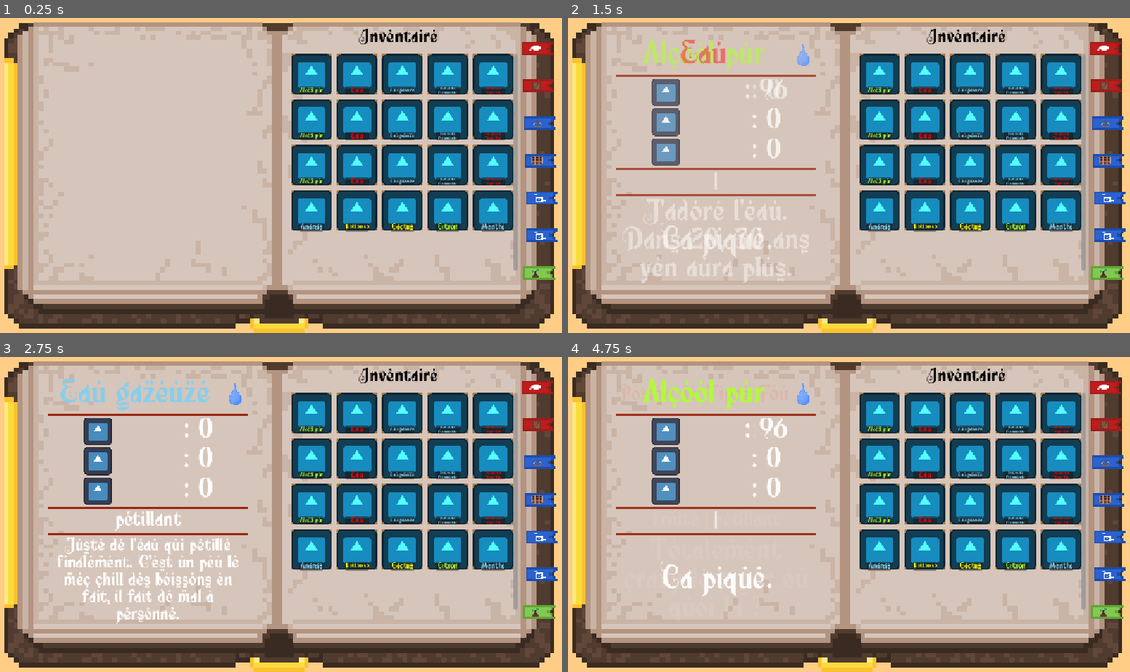
Above: before the commit, frames 1-4 (two rows, left to right).
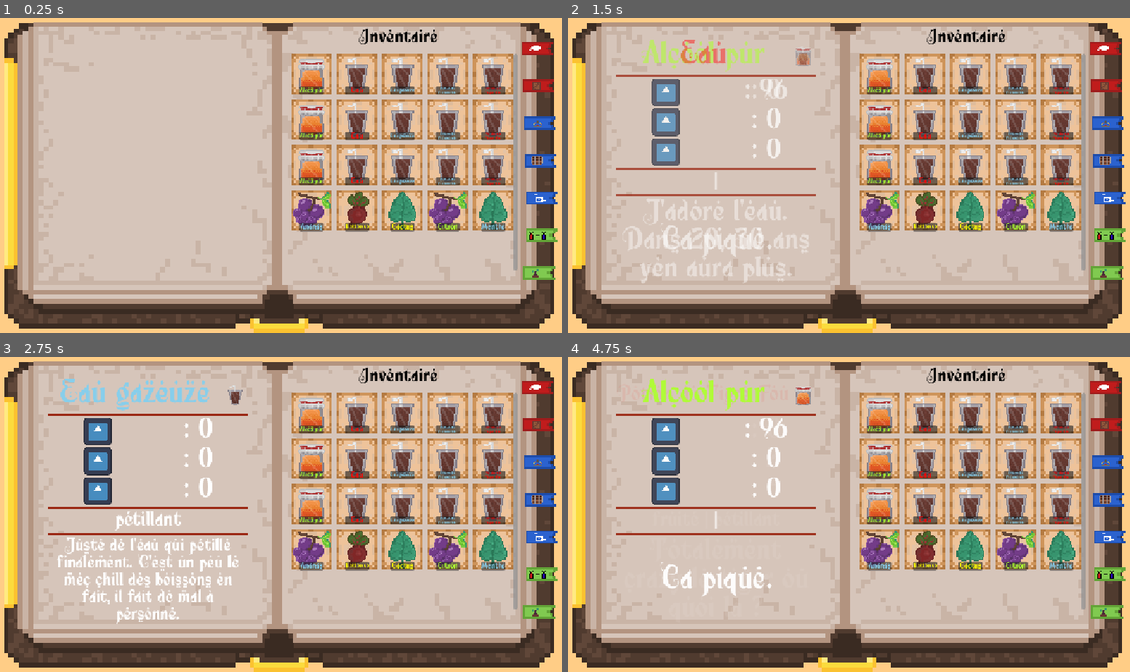
Above: after the commit, the same moments.

Repository: SeldonRubika/Jam-BeerStory
Game: Godot game, scene res://Scenes/MainStuff/main.tscn
The game is run twice, just before and just after one commit, with the same random seed, the same clock (stepped at 60 frames per second) and the same inputs. The engine's default icon, where the game draws it, is replaced by a stand-in: a white triangle on a blue panel in a dark square.
Inputs (mouse positions are in pixels of both pictures, inside the frame that each line leads up to):
- Up to frame 1 (0.25 s): no input
- Up to frame 2 (1.5 s): click (877, 74) at 0.5 s; click (927, 74) at 1.25 s
- Up to frame 3 (2.75 s): click (404, 413) at 2 s
- Up to frame 4 (4.75 s): click (1017, 413) at 2.75 s; click (1062, 413) at 3.5 s; click (877, 457) at 4.25 s

The runs differ from the first frame. In frame 1, 18% of the frame differs, in the area x 51-100%, y 11-72%; in frame 2, 18%, in the area x 40-100%, y 8-72%; in frame 3, 18%; in frame 4, 18%.

Commit message:
Added icons

Diff:
--- a/Resources/Ingredients/AAIngredientsBase.gd
+++ b/Resources/Ingredients/AAIngredientsBase.gd
@@ -4,7 +4,7 @@
 @export_category("information")
 @export var ingredient_name := "Pomme"
 @export var base := ""
-@export var icon : Texture2D = preload("res://icon.svg")
+@export var icon : Texture2D
 @export var desc :="Le type de bière pour lesquelles mathis se fait ban du camel"
 var text_color : Color = [Color.YELLOW,Color.RED,Color.SKY_BLUE,Color.GREEN_YELLOW,Color.ORANGE].pick_random()
 
--- a/Scenes/DrinkSubMenu/Fermentation.tscn
+++ b/Scenes/DrinkSubMenu/Fermentation.tscn
@@ -1,6 +1,6 @@
 [gd_scene format=3 uid="uid://d3176dlpwjvof"]
 
-[ext_resource type="Script" uid="uid://co65eywvsnl6c" path="res://Scenes/DrinkSubMenu/fermentation.gd" id="1_qhrlv"]
+[ext_resource type="Script" uid="uid://co65eywvsnl6c" path="res://Scenes/DrinkSubMenu/Fermentation.gd" id="1_qhrlv"]
 [ext_resource type="Script" uid="uid://d11kfgsd6jgt" path="res://addons/AutoSizeText/ui/AutoSizeLabel.gd" id="2_rxjry"]
 [ext_resource type="PackedScene" uid="uid://fkjn5x638hlm" path="res://Scenes/ingredients/ingredient_base.tscn" id="3_qnoag"]
 [ext_resource type="PackedScene" uid="uid://b7scmvja60cy4" path="res://Scenes/DrinkSubMenu/fermentation_bar.tscn" id="4_qhrlv"]
@@ -75,6 +75,7 @@
 offset_bottom = 7.4359894
 mouse_filter = 2
 disabled = true
+resource = null
 
 [node name="FermentationBar" parent="HBoxContainer/tonneau" unique_id=134217211 instance=ExtResource("4_qhrlv")]
 layout_mode = 1
@@ -110,6 +111,7 @@
 offset_bottom = 7.4359894
 mouse_filter = 2
 disabled = true
+resource = null
 
 [node name="FermentationBar" parent="HBoxContainer/tonneau2" unique_id=150732093 instance=ExtResource("4_qhrlv")]
 layout_mode = 1
@@ -145,6 +147,7 @@
 offset_bottom = 7.4359894
 mouse_filter = 2
 disabled = true
+resource = null
 
 [node name="FermentationBar" parent="HBoxContainer/tonneau3" unique_id=302790832 instance=ExtResource("4_qhrlv")]
 layout_mode = 1
--- a/Scenes/MainStuff/main.tscn
+++ b/Scenes/MainStuff/main.tscn
@@ -37,6 +37,7 @@
 [ext_resource type="Resource" uid="uid://c17estnksnubl" path="res://Resources/Ingredients/Citron.tres" id="18_5ucu8"]
 [ext_resource type="Resource" uid="uid://bvv2lxnh8rdfc" path="res://Resources/Ingredients/Menthe.tres" id="19_si52c"]
 [ext_resource type="PackedScene" uid="uid://bmalfbaenelw0" path="res://Scenes/DrinkSubMenu/combination.tscn" id="31_ajusn"]
+[ext_resource type="Texture2D" uid="uid://ckpnwprjll1iw" path="res://Assets/BookMarks/MP_Combiner.png" id="37_0km6h"]
 
 [node name="Main" type="Control" unique_id=1026774502]
 layout_mode = 3
@@ -398,7 +399,7 @@
 size_flags_vertical = 3
 offset_transform_enabled = true
 offset_transform_position = Vector2(-4, 0)
-texture_normal = ExtResource("14_cbaa3")
+texture_normal = ExtResource("37_0km6h")
 stretch_mode = 5
 
 [node name="JardinierBook" type="TextureButton" parent="Book_Open/MarquePage/VBoxContainer" unique_id=449747512]
--- a/Scenes/Singleton/global.gd
+++ b/Scenes/Singleton/global.gd
@@ -11,8 +11,13 @@
 
 var selected_ingredients:IngredientBase
 
-func GetDrinkTypeTexture(_type:DrinkTypes):
-	return preload("uid://bwickkrqp6r6i")
+func GetDrinkTypeTexture(type:DrinkTypes):
+	match type:
+		DrinkTypes.Fermented: return preload("uid://bsw820vxibise")
+		DrinkTypes.Distillied: return preload("uid://clu0dbsxr7plw")
+		DrinkTypes.Liquor: return preload("uid://b4cektdkkhrxi")
+		DrinkTypes.Cocktail: return preload("uid://cgu62rknsqtan")
+		DrinkTypes.Softs: return preload("uid://bflc0eofbxgtn")
 
 func GetIngredientTypeTexture(type:IngredientsTypes):
 	match type:
--- a/Scenes/drinks/drink_base.tscn
+++ b/Scenes/drinks/drink_base.tscn
@@ -61,7 +61,6 @@
 stretch_mode = 5
 
 [node name="IngredientsIcon" type="TextureRect" parent="." unique_id=350251625]
-modulate = Color(0.32941177, 1, 1, 1)
 layout_mode = 1
 anchors_preset = 15
 anchor_right = 1.0
@@ -321,11 +320,11 @@
 layout_mode = 2
 size_flags_horizontal = 3
 size_flags_vertical = 3
-theme_override_font_sizes/normal_font_size = 64
-theme_override_font_sizes/bold_font_size = 64
-theme_override_font_sizes/bold_italics_font_size = 64
-theme_override_font_sizes/italics_font_size = 64
-theme_override_font_sizes/mono_font_size = 64
+theme_override_font_sizes/normal_font_size = 7
+theme_override_font_sizes/bold_font_size = 7
+theme_override_font_sizes/bold_italics_font_size = 7
+theme_override_font_sizes/italics_font_size = 7
+theme_override_font_sizes/mono_font_size = 7
 bbcode_enabled = true
 text = "[color=yellow]Classic Beer"
 scroll_active = false
@@ -367,11 +366,11 @@
 layout_mode = 2
 size_flags_horizontal = 3
 size_flags_vertical = 3
-theme_override_font_sizes/normal_font_size = 57
-theme_override_font_sizes/bold_font_size = 57
-theme_override_font_sizes/bold_italics_font_size = 57
-theme_override_font_sizes/italics_font_size = 57
-theme_override_font_sizes/mono_font_size = 57
+theme_override_font_sizes/normal_font_size = 7
+theme_override_font_sizes/bold_font_size = 7
+theme_override_font_sizes/bold_italics_font_size = 7
+theme_override_font_sizes/italics_font_size = 7
+theme_override_font_sizes/mono_font_size = 7
 bbcode_enabled = true
 text = ": 5"
 scroll_active = false
@@ -397,11 +396,11 @@
 layout_mode = 2
 size_flags_horizontal = 3
 size_flags_vertical = 3
-theme_override_font_sizes/normal_font_size = 57
-theme_override_font_sizes/bold_font_size = 57
-theme_override_font_sizes/bold_italics_font_size = 57
-theme_override_font_sizes/italics_font_size = 57
-theme_override_font_sizes/mono_font_size = 57
+theme_override_font_sizes/normal_font_size = 7
+theme_override_font_sizes/bold_font_size = 7
+theme_override_font_sizes/bold_italics_font_size = 7
+theme_override_font_sizes/italics_font_size = 7
+theme_override_font_sizes/mono_font_size = 7
 bbcode_enabled = true
 text = ": 5"
 scroll_active = false
@@ -427,11 +426,11 @@
 layout_mode = 2
 size_flags_horizontal = 3
 size_flags_vertical = 3
-theme_override_font_sizes/normal_font_size = 57
-theme_override_font_sizes/bold_font_size = 57
-theme_override_font_sizes/bold_italics_font_size = 57
-theme_override_font_sizes/italics_font_size = 57
-theme_override_font_sizes/mono_font_size = 57
+theme_override_font_sizes/normal_font_size = 7
+theme_override_font_sizes/bold_font_size = 7
+theme_override_font_sizes/bold_italics_font_size = 7
+theme_override_font_sizes/italics_font_size = 7
+theme_override_font_sizes/mono_font_size = 7
 bbcode_enabled = true
 text = ": 5"
 scroll_active = false
@@ -450,11 +449,11 @@
 custom_maximum_size = Vector2(-1, 40)
 layout_mode = 2
 size_flags_vertical = 3
-theme_override_font_sizes/normal_font_size = 41
-theme_override_font_sizes/bold_font_size = 41
-theme_override_font_sizes/bold_italics_font_size = 41
-theme_override_font_sizes/italics_font_size = 41
-theme_override_font_sizes/mono_font_size = 41
+theme_override_font_sizes/normal_font_size = 7
+theme_override_font_sizes/bold_font_size = 7
+theme_override_font_sizes/bold_italics_font_size = 7
+theme_override_font_sizes/italics_font_size = 7
+theme_override_font_sizes/mono_font_size = 7
 bbcode_enabled = true
 text = "|"
 scroll_active = false
@@ -472,11 +471,11 @@
 [node name="Description" type="RichTextLabel" parent="Focus/stuff" unique_id=1568982462]
 layout_mode = 2
 size_flags_vertical = 3
-theme_override_font_sizes/normal_font_size = 64
-theme_override_font_sizes/bold_font_size = 64
-theme_override_font_sizes/bold_italics_font_size = 64
-theme_override_font_sizes/italics_font_size = 64
-theme_override_font_sizes/mono_font_size = 64
+theme_override_font_sizes/normal_font_size = 9
+theme_override_font_sizes/bold_font_size = 9
+theme_override_font_sizes/bold_italics_font_size = 9
+theme_override_font_sizes/italics_font_size = 9
+theme_override_font_sizes/mono_font_size = 9
 text = "Shitty ahh description"
 scroll_active = false
 horizontal_alignment = 1
--- a/Scenes/ingredients/ingredient_base.gd
+++ b/Scenes/ingredients/ingredient_base.gd
@@ -32,7 +32,13 @@
 	name_label.get_parent().show()
 	name_label.text = resource.ingredient_name
 	name_label.add_theme_color_override("default_color",resource.text_color)
-	ingredient_icon.texture = resource.icon
+	if resource.icon:
+		ingredient_icon.texture = resource.icon
+	else:
+		if resource.type == Global.IngredientsTypes.Liquid:
+			ingredient_icon.texture = Global.GetDrinkTypeTexture(resource.types)
+		else:
+			ingredient_icon.texture = Global.GetIngredientTypeTexture(resource.type)
 	name_label.do_resize_text()
 
 	if (focus.visible):
--- a/Scenes/ingredients/ingredient_base.tscn
+++ b/Scenes/ingredients/ingredient_base.tscn
@@ -57,7 +57,6 @@
 stretch_mode = 5
 
 [node name="IngredientsIcon" type="TextureRect" parent="." unique_id=350251625]
-modulate = Color(0.32941177, 1, 1, 1)
 layout_mode = 1
 anchors_preset = 15
 anchor_right = 1.0
Binary file added: Assets/BookMarks/MP_Combiner.png
Not shown, added: Assets/BookMarks/MP_Combiner.png.import
Binary file added: Assets/Icons/Distilled.png
Not shown, added: Assets/Icons/Distilled.png.import
Binary file added: Assets/Icons/Fermetted.png
Not shown, added: Assets/Icons/Fermetted.png.import
Binary file added: Assets/Icons/Riquor.png
Not shown, added: Assets/Icons/Riquor.png.import
Binary file added: Assets/Icons/Soft.png
Not shown, added: Assets/Icons/Soft.png.import
Binary file added: Assets/Icons/cocktail.png
Not shown, added: Assets/Icons/cocktail.png.import
